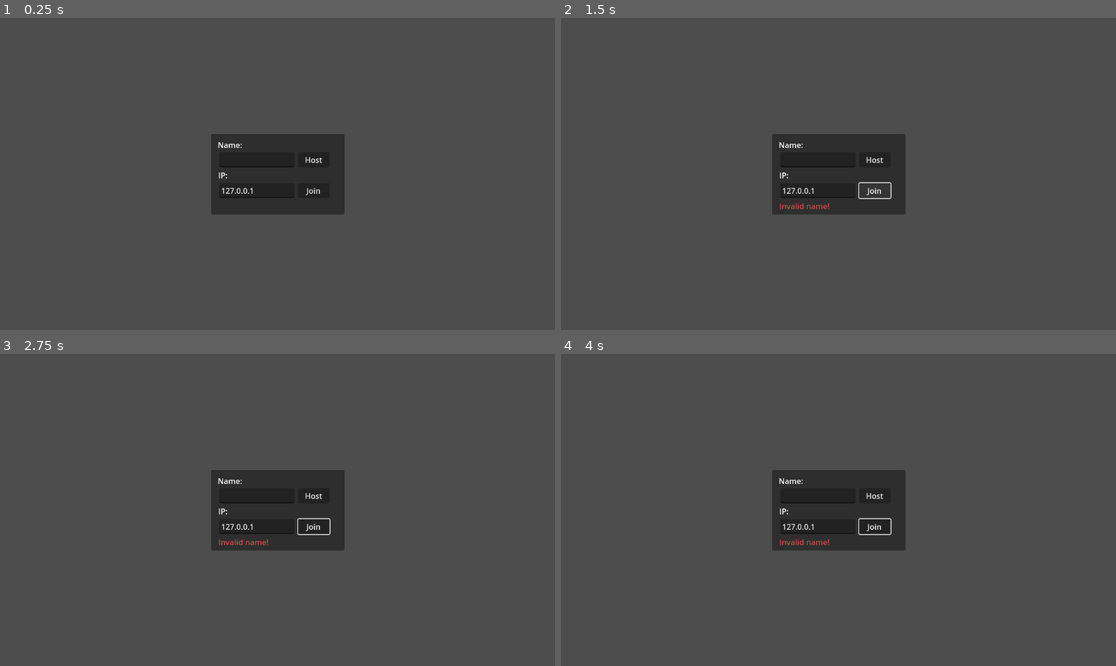
Above: before the commit, frames 1-4 (two rows, left to right).
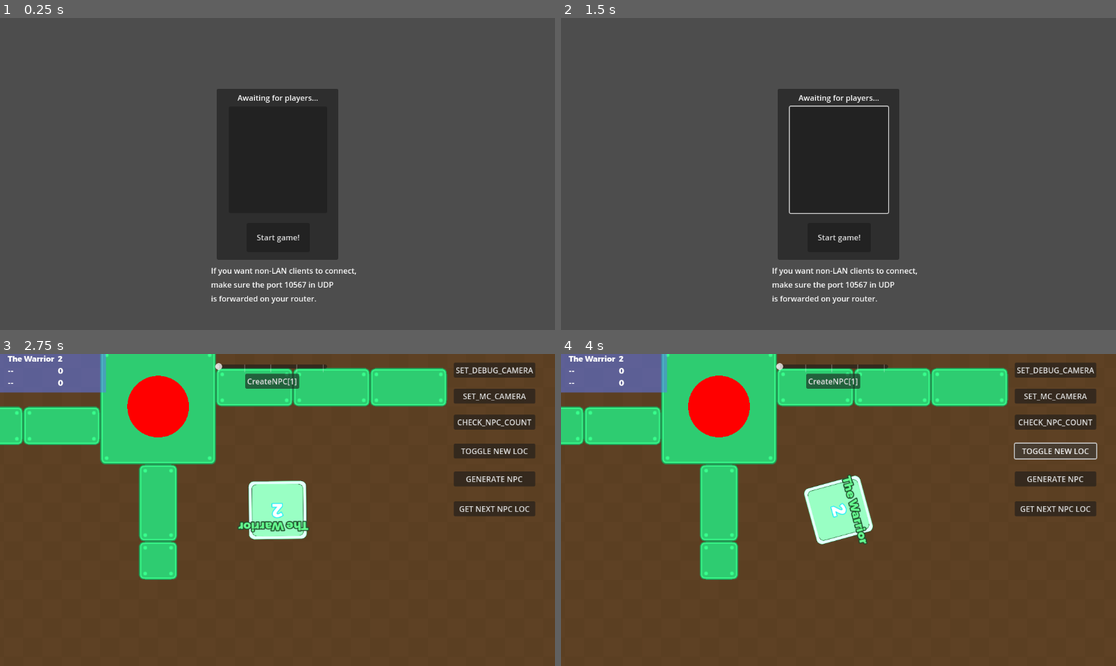
Above: after the commit, the same moments.

Repository: exidle/snake
Game: Godot game, scene res://scenes/lobby.tscn
The game is run twice, just before and just after one commit, with the same random seed, the same clock (stepped at 60 frames per second) and the same inputs. The engine's default icon, where the game draws it, is replaced by a stand-in: a white triangle on a blue panel in a dark square.
Inputs (mouse positions are in pixels of both pictures, inside the frame that each line leads up to):
- Up to frame 1 (0.25 s): no input
- Up to frame 2 (1.5 s): click (877, 158) at 0.5 s, where only the run before the commit has a clickable "Host"; click (877, 189) at 1.25 s, where only the run before the commit has a clickable "Join"
- Up to frame 3 (2.75 s): click (277, 572) at 2 s, where only the run after the commit has a clickable "Start game!"
- Up to frame 4 (4 s): click (1054, 450) at 2.75 s, where only the run after the commit has a clickable "TOGGLE NEW LOC"; click (1054, 450) at 3.5 s, where only the run after the commit has a clickable "TOGGLE NEW LOC"

The runs differ from the first frame. In frame 1, 7.6% of the frame differs, in the area x 38-65%, y 22-92%; in frame 2, 8.0%; in frame 3, 100%, in the area x 0-100%, y 0-100%; in frame 4, 100%.

Commit message:
Server detection
Based on broadcast UDP message.

Diff:
--- a/logic/lobby.gd
+++ b/logic/lobby.gd
@@ -1,4 +1,13 @@
 extends Control
+
+const DISCOVERY_PORT = 4313
+var udp_client: PacketPeerUDP
+var client_connected = false
+var acting_as_server = false
+var udp_server_peer: PacketPeerUDP
+const REPEAT_BROADCAST_INERVAL = 1.0
+var timeout: float = 0.0
+var server_ip: String
 
 func _ready() -> void:
 	# Called every time the node is added to the scene.
@@ -14,6 +23,26 @@
 		var desktop_path := OS.get_system_dir(OS.SYSTEM_DIR_DESKTOP).replace("\\", "/").split("/")
 		$Connect/Name.text = desktop_path[desktop_path.size() - 2]
 
+func _process(_delta):
+	if acting_as_server:
+		timeout += _delta
+	if timeout > REPEAT_BROADCAST_INERVAL:
+		timeout = 0.0
+		var err = udp_server_peer.put_packet("DISCO".to_utf8_buffer())
+		if err != OK: print("Error sending packet: %s" % err)
+		else: print("Sent packet")
+
+	if client_connected:
+		# if OK != udp_client.poll(): print("Error in polling")
+		# if udp_client.is_connection_available():
+		if udp_client.get_available_packet_count() > 0:
+			var packet = udp_client.get_packet()
+			print("Accepted packet: %s:%s" % [udp_client.get_packet_ip(), udp_client.get_packet_port()])
+			print("data is %s" % packet.get_string_from_utf8())
+			if (packet.get_string_from_utf8() == "DISCO"):
+				$Connect/Join.disabled = false
+				server_ip = udp_client.get_packet_ip()
+
 
 func _on_host_pressed() -> void:
 	if $Connect/Name.text == "":
@@ -28,31 +57,15 @@
 	gamestate.host_game(player_name)
 	get_window().title = ProjectSettings.get_setting("application/config/name") + ": Server (%s)" % $Connect/Name.text
 	refresh_lobby()
-
-
-func _on_join_pressed() -> void:
-	if $Connect/Name.text == "":
-		$Connect/ErrorLabel.text = "Invalid name!"
-		return
-
-	var ip: String = $Connect/IPAddress.text
-	if not ip.is_valid_ip_address():
-		$Connect/ErrorLabel.text = "Invalid IP address!"
-		return
-
-	$Connect/ErrorLabel.text = ""
-	$Connect/Host.disabled = true
-	$Connect/Join.disabled = true
-
-	var player_name: String = $Connect/Name.text
-	gamestate.join_game(ip, player_name)
-	get_window().title = ProjectSettings.get_setting("application/config/name") + ": Client (%s)" % $Connect/Name.text
+	acting_as_server = true
+	udp_server_peer = PacketPeerUDP.new()
+	udp_server_peer.set_broadcast_enabled(true)
+	udp_server_peer.set_dest_address("255.255.255.255", DISCOVERY_PORT)
 
 
 func _on_connection_success() -> void:
 	$Connect.hide()
 	$Players.show()
-
 
 func _on_connection_failed() -> void:
 	$Connect/Host.disabled = false
@@ -87,8 +100,40 @@
 
 
 func _on_start_pressed() -> void:
+	## Stop broadcasting
+	acting_as_server = false
 	gamestate.begin_game()
 
 
 func _on_find_public_ip_pressed() -> void:
 	OS.shell_open("https://icanhazip.com/")
+
+
+func _on_find_avail_servers_pressed() -> void:
+	if client_connected:
+		return
+	print("start listening")
+	udp_client = PacketPeerUDP.new()
+	if OK != udp_client.bind(DISCOVERY_PORT): print("Failed to bind")
+
+	# if udp_client.listen(DISCOVERY_PORT, "0.0.0.0") != OK: print("Fail to listen on UDP port")
+	client_connected = true
+
+
+func _on_connect_to_server_pressed() -> void:
+	if $Connect/Name.text == "":
+		$Connect/ErrorLabel.text = "Invalid name!"
+		return
+
+	var ip: String = server_ip
+	if not ip.is_valid_ip_address():
+		$Connect/ErrorLabel.text = "Invalid IP address!"
+		return
+
+	$Connect/ErrorLabel.text = ""
+	$Connect/Host.disabled = true
+	$Connect/Join.disabled = true
+
+	var player_name: String = $Connect/Name.text
+	gamestate.join_game(ip, player_name)
+	get_window().title = ProjectSettings.get_setting("application/config/name") + ": Client (%s)" % $Connect/Name.text
--- a/scenes/lobby.tscn
+++ b/scenes/lobby.tscn
@@ -14,7 +14,6 @@
 script = ExtResource("1")
 
 [node name="Players" type="Panel" parent="."]
-visible = false
 layout_mode = 1
 anchors_preset = 8
 anchor_left = 0.5
@@ -38,48 +37,41 @@
 offset_bottom = 30.0
 size_flags_horizontal = 2
 size_flags_vertical = 0
-text = "Awaiting Players..."
+text = "Awaiting for players..."
 horizontal_alignment = 1
 
 [node name="Start" type="Button" parent="Players"]
 layout_mode = 0
-offset_left = 68.0
-offset_top = 307.0
+offset_left = 62.0
+offset_top = 279.0
 offset_right = 193.0
-offset_bottom = 336.0
+offset_bottom = 339.0
 size_flags_horizontal = 2
 size_flags_vertical = 2
-text = "START!"
+text = "Start game!"
 
 [node name="List" type="ItemList" parent="Players"]
 layout_mode = 0
 offset_left = 25.0
 offset_top = 37.0
 offset_right = 229.0
-offset_bottom = 296.0
+offset_bottom = 258.0
 size_flags_horizontal = 2
 size_flags_vertical = 2
 
 [node name="PortForward" type="Label" parent="Players"]
 layout_mode = 0
-offset_left = -124.0
-offset_top = 375.0
-offset_right = 128.0
-offset_bottom = 429.0
+offset_left = -12.0
+offset_top = 365.5
+offset_right = 291.0
+offset_bottom = 446.5
 theme_override_constants/line_spacing = 6
 text = "If you want non-LAN clients to connect,
 make sure the port 10567 in UDP
 is forwarded on your router."
 
-[node name="FindPublicIP" type="LinkButton" parent="Players"]
-layout_mode = 0
-offset_left = 200.0
-offset_top = 409.5
-offset_right = 408.0
-offset_bottom = 432.5
-text = "Find your public IP address"
-
 [node name="Connect" type="Panel" parent="."]
+visible = false
 layout_mode = 1
 anchors_preset = 8
 anchor_left = 0.5
@@ -87,76 +79,72 @@
 anchor_right = 0.5
 anchor_bottom = 0.5
 offset_left = -138.5
-offset_top = -83.5
+offset_top = -136.5
 offset_right = 138.5
-offset_bottom = 83.5
+offset_bottom = 136.5
 grow_horizontal = 2
 grow_vertical = 2
 size_flags_horizontal = 2
 size_flags_vertical = 2
 
 [node name="NameLabel" type="Label" parent="Connect"]
-layout_mode = 0
-offset_left = 14.0
-offset_top = 11.0
-offset_right = 56.0
-offset_bottom = 25.0
+layout_mode = 1
+anchors_preset = 10
+anchor_right = 1.0
+offset_bottom = 23.0
+grow_horizontal = 2
 size_flags_horizontal = 2
 size_flags_vertical = 0
 text = "Name:"
+horizontal_alignment = 1
 
 [node name="Name" type="LineEdit" parent="Connect"]
-layout_mode = 0
-offset_left = 17.0
-offset_top = 38.0
-offset_right = 173.0
-offset_bottom = 69.0
+layout_mode = 1
+anchors_preset = -1
+anchor_top = 0.188645
+anchor_right = 1.0
+anchor_bottom = 0.188645
+offset_top = -15.5
+offset_bottom = 15.5
+grow_horizontal = 2
+grow_vertical = 2
 size_flags_horizontal = 2
 size_flags_vertical = 2
 text = "The Warrior"
+alignment = 1
+metadata/_edit_use_anchors_ = true
 
-[node name="IPLabel" type="Label" parent="Connect"]
-layout_mode = 0
-offset_left = 15.0
-offset_top = 74.0
-offset_right = 57.0
-offset_bottom = 97.0
+[node name="FuncBtn" type="Button" parent="Connect"]
+layout_mode = 1
+anchors_preset = -1
+anchor_top = 0.593407
+anchor_right = 1.0
+anchor_bottom = 0.6337
+offset_bottom = 31.0
+grow_horizontal = 2
 size_flags_horizontal = 2
 size_flags_vertical = 0
 theme_override_font_sizes/font_size = 16
-text = "IP:"
+text = "Find server"
+metadata/_edit_use_anchors_ = true
 
-[node name="IPAddress" type="LineEdit" parent="Connect"]
-layout_mode = 0
-offset_left = 17.0
-offset_top = 102.0
-offset_right = 173.0
-offset_bottom = 133.0
+[node name="Host" type="Button" parent="Connect"]
+layout_mode = 1
+anchors_preset = -1
+anchor_top = 0.357143
+anchor_right = 1.0
+anchor_bottom = 0.448718
+offset_top = -15.5
+offset_bottom = 15.5
+grow_horizontal = 2
+grow_vertical = 2
 size_flags_horizontal = 2
 size_flags_vertical = 2
-text = "127.0.0.1"
+text = "Ready to be server!"
+metadata/_edit_use_anchors_ = true
 
-[node name="Host" type="Button" parent="Connect"]
-layout_mode = 0
-offset_left = 181.0
-offset_top = 38.0
-offset_right = 246.0
-offset_bottom = 69.0
-size_flags_horizontal = 2
-size_flags_vertical = 2
-text = "Host"
-
-[node name="Join" type="Button" parent="Connect"]
-layout_mode = 0
-offset_left = 181.0
-offset_top = 102.0
-offset_right = 246.0
-offset_bottom = 133.0
-size_flags_horizontal = 2
-size_flags_vertical = 2
-text = "Join"
-
-[node name="ErrorLabel" type="Label" parent="Connect"]
+[node name="ErrorLabel" type="Button" parent="Connect"]
+visible = false
 layout_mode = 0
 offset_left = 15.0
 offset_top = 138.0
@@ -166,9 +154,26 @@
 size_flags_vertical = 0
 theme_override_colors/font_color = Color(0.820312, 0.291595, 0.291595, 1)
 
+[node name="Join" type="Button" parent="Connect"]
+layout_mode = 1
+anchors_preset = -1
+anchor_left = 0.00180505
+anchor_top = 2.67857
+anchor_right = 1.00181
+anchor_bottom = 2.77014
+offset_top = -514.75
+offset_bottom = -483.75
+grow_horizontal = 2
+grow_vertical = 2
+size_flags_horizontal = 2
+size_flags_vertical = 2
+disabled = true
+text = "Join"
+metadata/_edit_use_anchors_ = true
+
 [node name="ErrorDialog" type="AcceptDialog" parent="."]
 
 [connection signal="pressed" from="Players/Start" to="." method="_on_start_pressed"]
-[connection signal="pressed" from="Players/FindPublicIP" to="." method="_on_find_public_ip_pressed"]
+[connection signal="pressed" from="Connect/FuncBtn" to="." method="_on_find_avail_servers_pressed"]
 [connection signal="pressed" from="Connect/Host" to="." method="_on_host_pressed"]
-[connection signal="pressed" from="Connect/Join" to="." method="_on_join_pressed"]
+[connection signal="pressed" from="Connect/Join" to="." method="_on_connect_to_server_pressed"]
